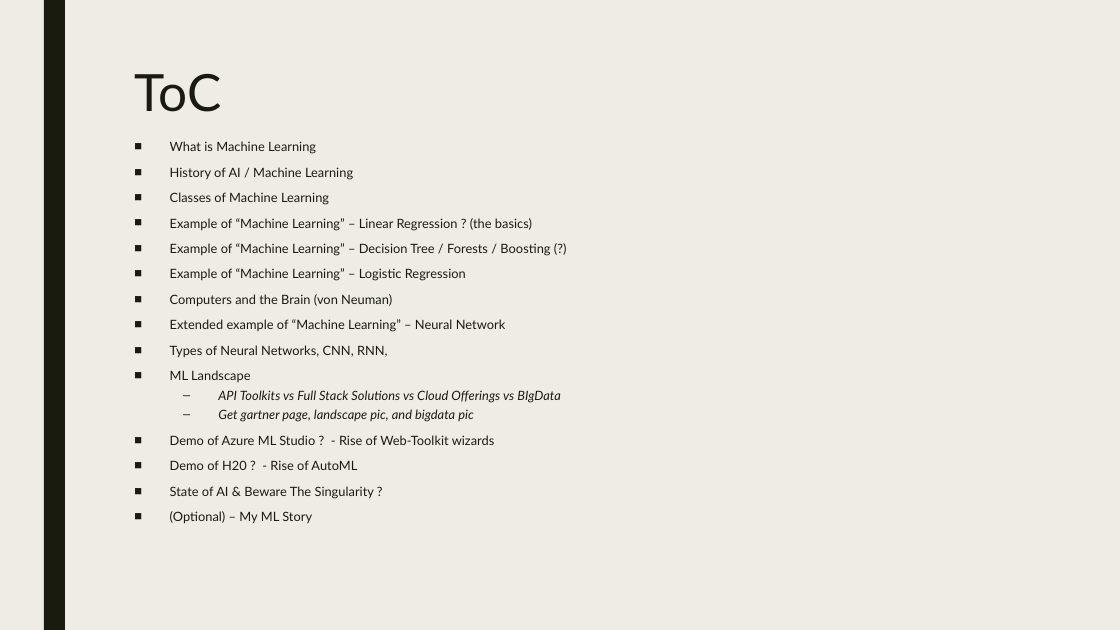
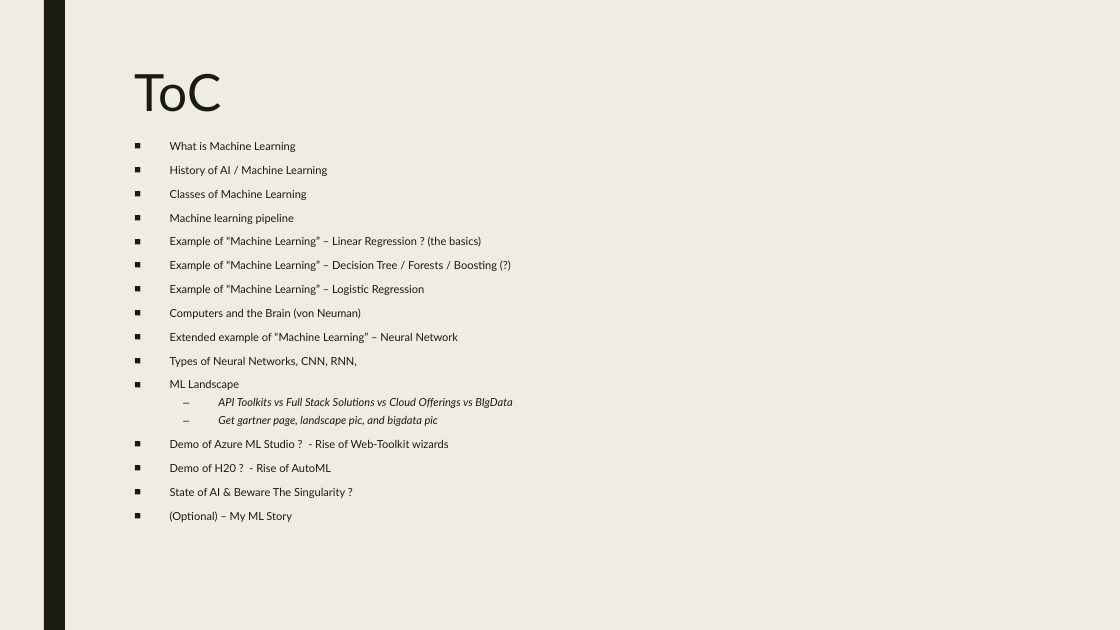
Before and after one commit to dougfoo/machineLearning, a slide deck: slide 2 of talks/MachineLearning101.pptx. Drawn at 1120x630 pixels with LibreOffice and Linux fonts; fonts in the diff are those of the drawing. Boxes give left, top, right and bottom in pixels: in the first picture for what was removed or moved away, otherwise in the second. Text is boxed around its words. In the diff, an @@ line names an element or a change of style, - is before the commit and + after.

```diff
--- a/talks/MachineLearning101.pptx
+++ b/talks/MachineLearning101.pptx
@@ text at (170,142,513,522): size 11 to 9.5 pt @@
@@ text at (170,214,294,224): paragraph added @@
+■ Machine learning pipeline
```
Also in this commit, not shown: 2 other slides changed, 1 slide added.
